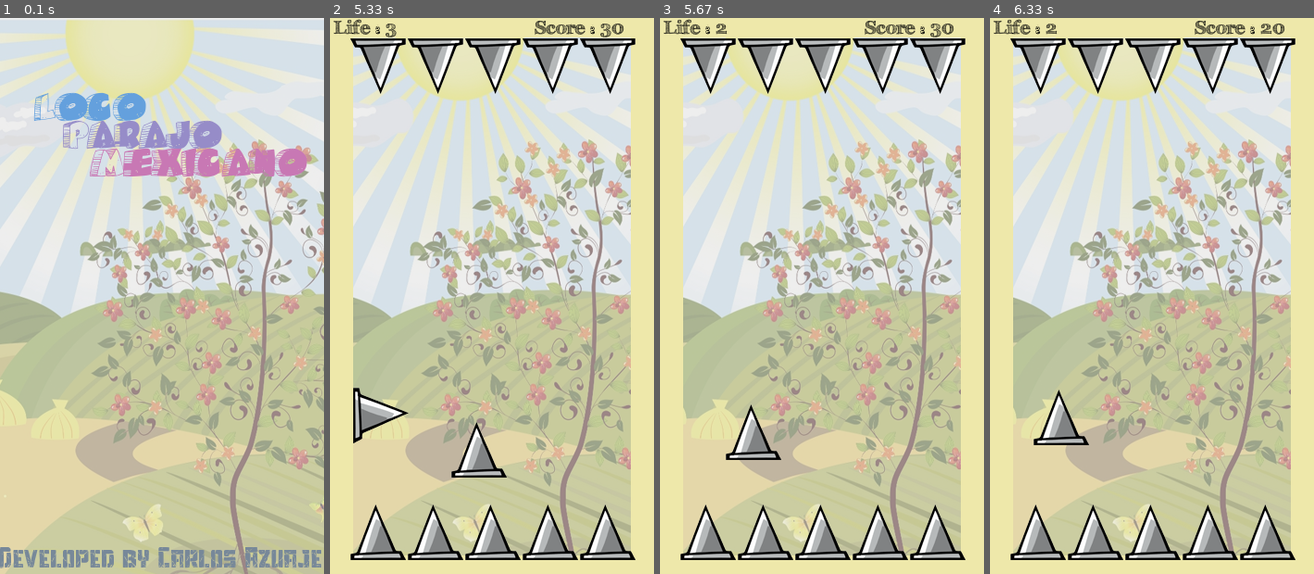
Above: before the commit, frames 1-4 (left to right).
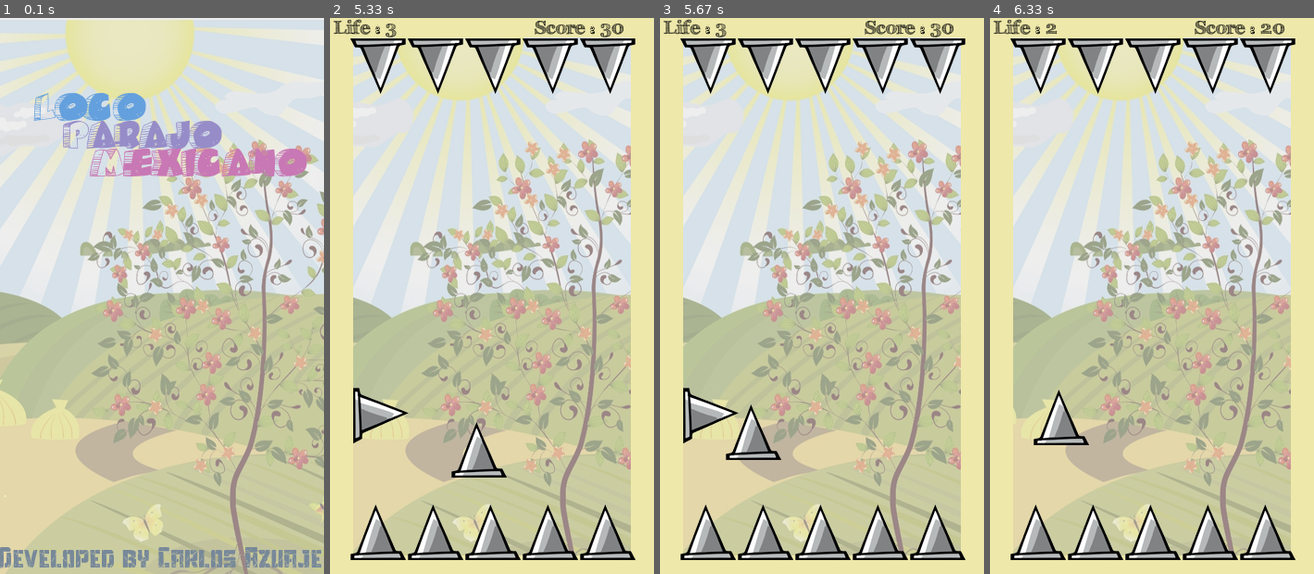
Above: after the commit, the same moments.

Repository: CharlyJazz/Pygame-Dont-touch-the-Spike
Game: pygame game, started from Main.py
Two runs of this game, one before a commit and one after it. Both use one fixed random seed, a clock stepped at 60 frames per second and the inputs below.
Inputs:
- Up to frame 1 (0.1 s): no input
- Up to frame 2 (5.33 s): tap Space at 0.33, 0.67, 1.07, 1.37, 1.57, 1.9, 2.2, 2.4, 2.7, 2.97, 3.3, 3.6, 3.73, 4.13, 4.43, 4.8, 5.2 s
- Up to frame 3 (5.67 s): tap Space at 5.5 s
- Up to frame 4 (6.33 s): tap Space at 5.7, 6, 6.2 s

Frames 1-2 are identical in both runs. In frame 3, 0.8% of the frame differs, in the area x 7-25%, y 1-77%; in frame 4, nothing differs.

Commit message:
improve collition
``            pygame.sprite.spritecollide(self.character, self.spikeList, False, pygame.sprite.collide_mask`

Diff:
--- a/Main.py
+++ b/Main.py
@@ -110,28 +110,27 @@
         the other two with the spikes of the
         lower and upper ends
         """
-        for n in self.Spike_List_y:
-            if (
-                self.rectCharacter[0] >= self.Spike_x - 10
-                and self.rectCharacter[0] <= self.Spike_x + 60
-                and (
-                    self.rectCharacter[1] >= n - 40 and self.rectCharacter[1] <= n + 60
-                )
-            ):
-
-                if self.rightlimit:
-                    while self.collitionActive == False:
-                        self.score -= 10
-                        self.life -= 1
-                        self.HandlingLife = Create_life(self.life)
-                        self.collitionActive = True
-
-                elif self.leftlimit:
-                    while self.collitionActive == False:
-                        self.score -= 10
-                        self.life -= 1
-                        self.HandlingLife = Create_life(self.life)
-                        self.collitionActive = True
+        if (
+            # self.rectCharacter[0] >= self.Spike_x - 10
+            # and self.rectCharacter[0] <= self.Spike_x + 60
+            # and (
+            #     self.rectCharacter[1] >= n - 40 and self.rectCharacter[1] <= n + 60
+            # )
+            pygame.sprite.spritecollide(self.character, self.spikeList, False, pygame.sprite.collide_mask)
+        ):
+            if self.rightlimit:
+                while self.collitionActive == False:
+                    self.score -= 10
+                    self.life -= 1
+                    self.HandlingLife = Create_life(self.life)
+                    self.collitionActive = True
+
+            elif self.leftlimit:
+                while self.collitionActive == False:
+                    self.score -= 10
+                    self.life -= 1
+                    self.HandlingLife = Create_life(self.life)
+                    self.collitionActive = True
 
         if self.rectCharacter[1] < 80:  # TOP
             self.score -= 10
